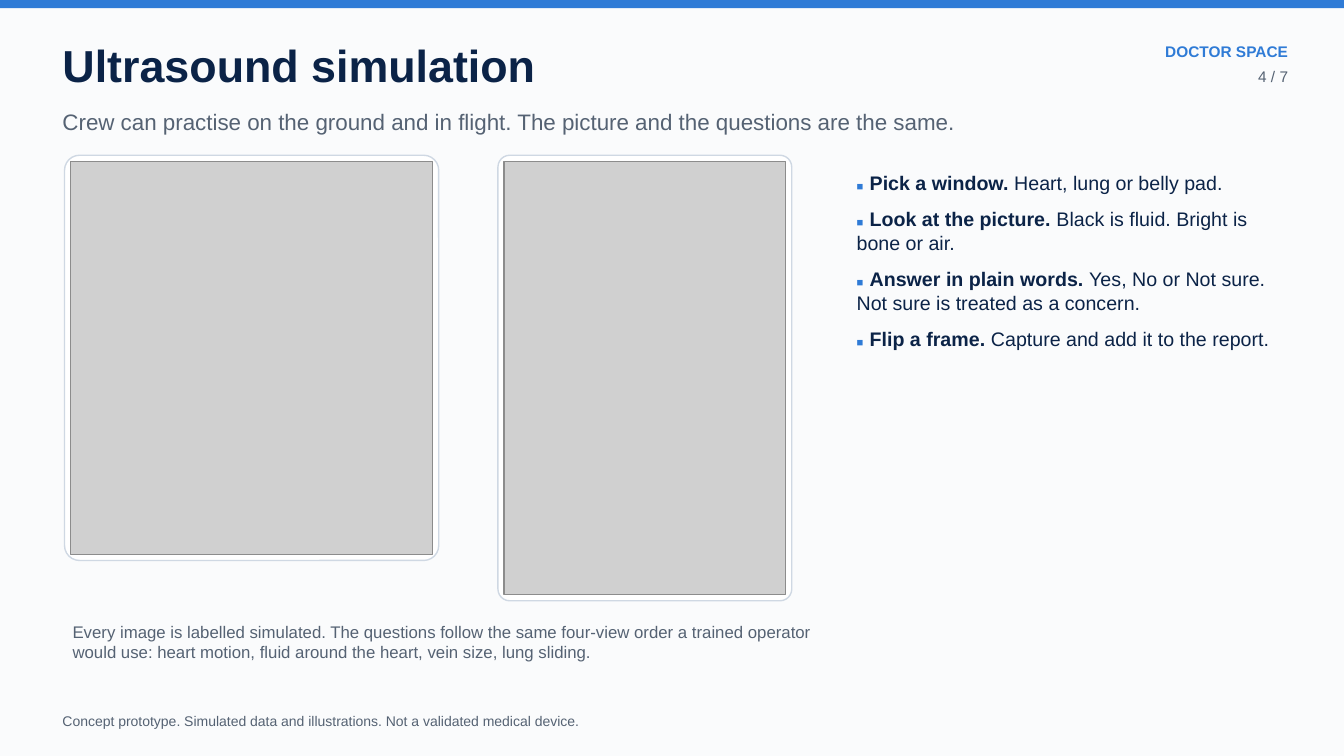
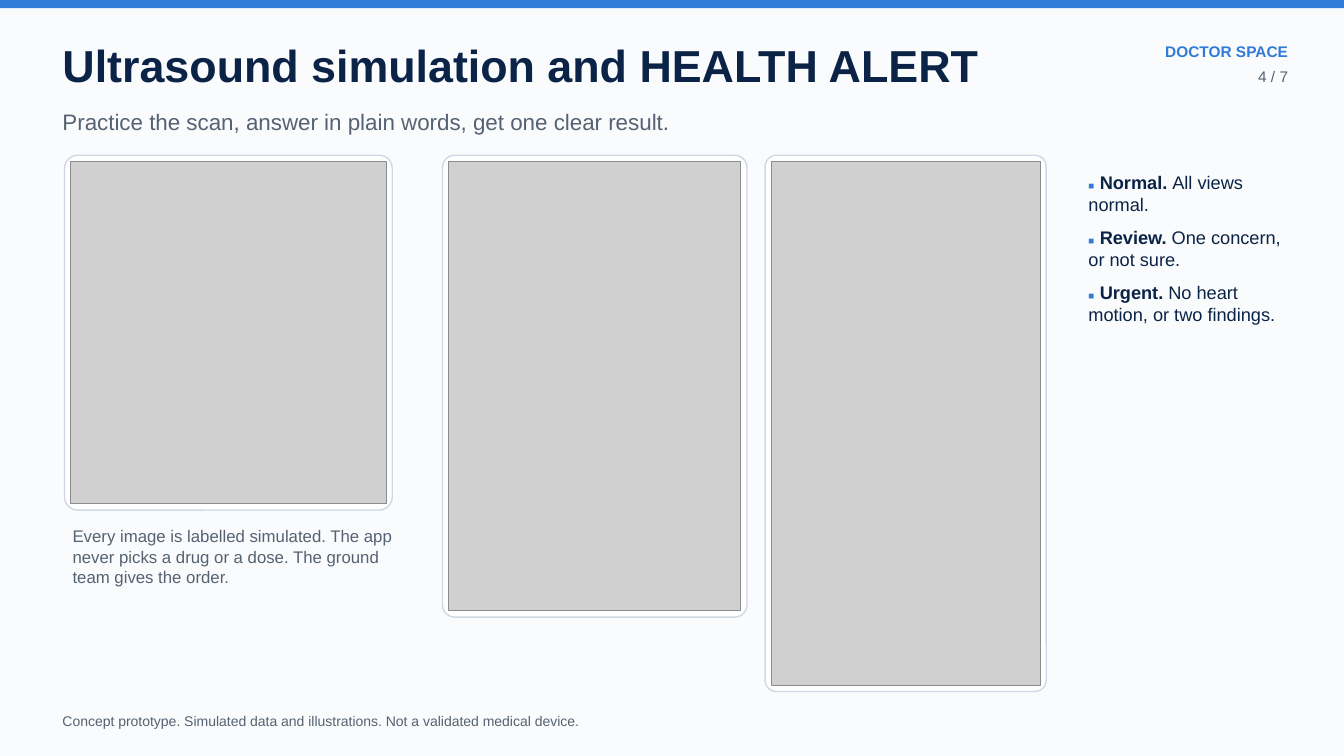
Before and after one commit to alfathitamara/Doctor-Space, a slide deck: slide 4 of deck/Doctor_Space_NASA_SpaceApps_2026.pptx. Drawn at 1344x756 pixels with LibreOffice and Linux fonts; fonts in the diff are those of the drawing; grey boxes stand for pictures. Boxes give left, top, right and bottom in pixels: in the first picture for what was removed or moved away, otherwise in the second. Text is boxed around its words. In the diff, an @@ line names an element or a change of style, - is before the commit and + after.

```diff
--- a/deck/Doctor_Space_NASA_SpaceApps_2026.pptx
+++ b/deck/Doctor_Space_NASA_SpaceApps_2026.pptx
@@ text at (x1=62, y1=49, x2=978, y2=83): text changed @@
-Ultrasound simulation
+Ultrasound simulation and HEALTH ALERT
@@ text at (x1=62, y1=114, x2=669, y2=135): text changed @@
-Crew can practise on the ground and in flight. The picture and the questions are the same.
+Practice the scan, answer in plain words, get one clear result.
@@ rounded rectangle resized from (x1=65, y1=155, x2=439, y2=561) to (x1=65, y1=155, x2=392, y2=510) @@
@@ picture resized from (x1=71, y1=161, x2=433, y2=555) to (x1=71, y1=161, x2=386, y2=504) @@
@@ rounded rectangle resized from (x1=498, y1=155, x2=792, y2=601) to (x1=443, y1=155, x2=747, y2=617) @@
@@ picture resized from (x1=504, y1=161, x2=785, y2=595) to (x1=449, y1=161, x2=741, y2=611) @@
@@ rounded rectangle added at (x1=765, y1=155, x2=1047, y2=692), fill #FFFFFF, outline #CFD8E3 1 pt @@
@@ picture added at (x1=771, y1=161, x2=1041, y2=686) @@
@@ text removed at (x1=857, y1=175, x2=1269, y2=350) @@
-■ Pick a window. Heart, lung or belly pad.
-■ Look at the picture. Black is fluid. Bright is bone or air.
-■ Answer in plain words. Yes, No or Not sure. Not sure is treated as a concern.
-■ Flip a frame. Capture and add it to the report.
@@ text added at (x1=1088, y1=175, x2=1281, y2=325), 13 pt, text #0B2347 @@
+■ Normal. All views normal.
+■ Review. One concern, or not sure.
+■ Urgent. No heart motion, or two findings.
@@ text added at (x1=73, y1=530, x2=392, y2=587), 12 pt, text #556273 @@
+Every image is labelled simulated. The app never picks a drug or a dose. The ground team gives the order.
@@ text removed at (x1=73, y1=626, x2=810, y2=662) @@
-Every image is labelled simulated. The questions follow the same four-view order a trained operator would use: heart motion, fluid around the heart, vein size, lung sliding.
```
Also in this commit, not shown: 2 other slides changed, 2 slides added, 2 slides removed, 2 other files.
